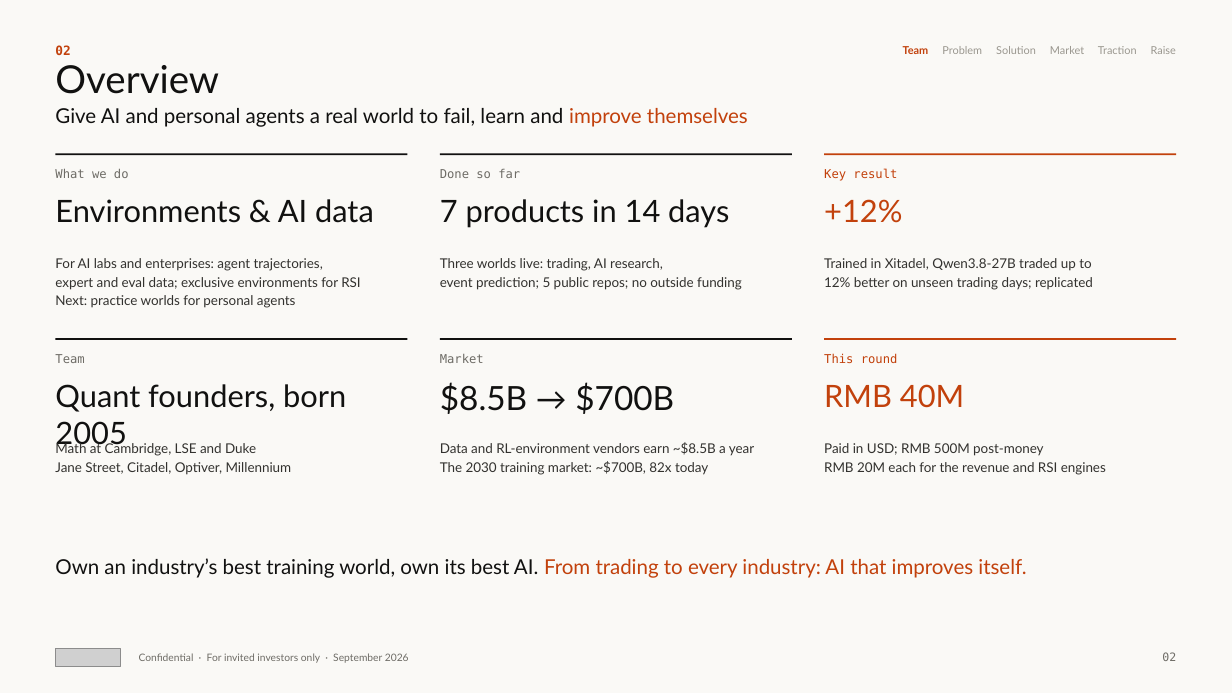
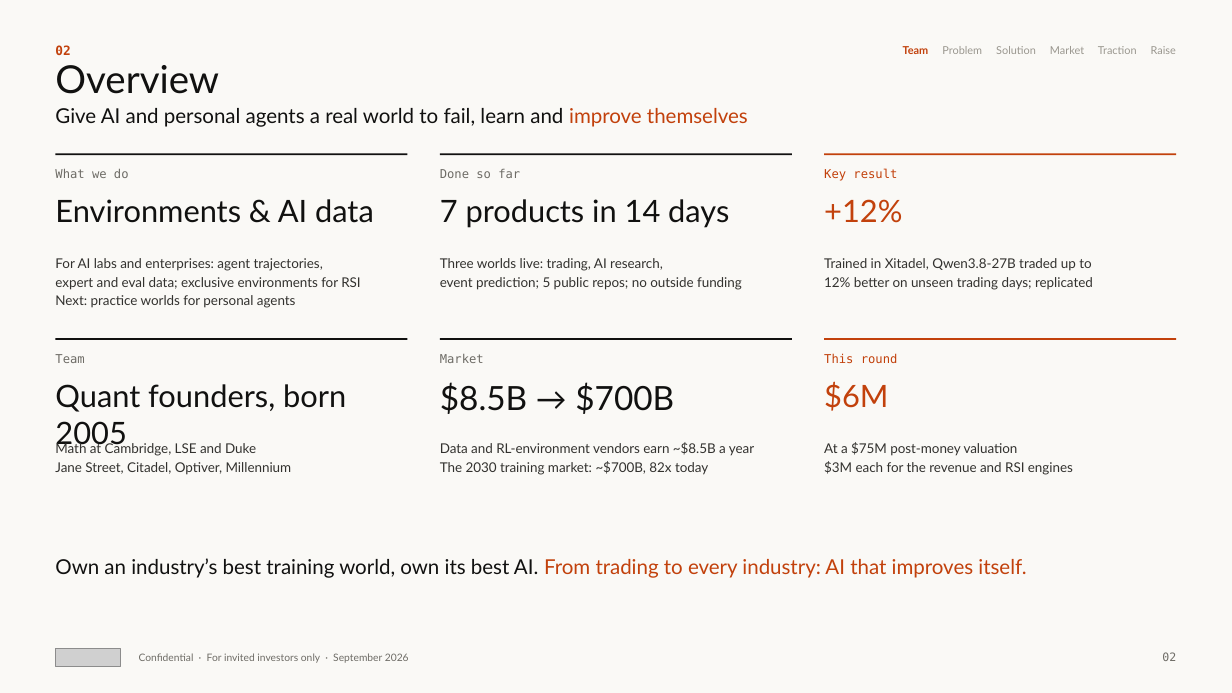
Before and after one commit to wangchen0802/Delta1, a slide deck: slide 2 of SimReal-BP-v29-EN.pptx. Drawn at 1232x693 pixels with LibreOffice and Linux fonts; fonts in the diff are those of the drawing; grey boxes stand for pictures. Boxes give left, top, right and bottom in pixels: in the first picture for what was removed or moved away, otherwise in the second. Text is boxed around its words. In the diff, an @@ line names an element or a change of style, - is before the commit and + after.

```diff
--- a/SimReal-BP-v29-EN.pptx
+++ b/SimReal-BP-v29-EN.pptx
@@ text at (824,381,888,411): text changed @@
-RMB 40M
+$6M
@@ text at (824,442,1073,475): text changed @@
-Paid in USD; RMB 500M post-money
-RMB 20M each for the revenue and RSI engines
+At a $75M post-money valuation
+$3M each for the revenue and RSI engines
```
Also in this commit, not shown: 6 other slides changed, 7 other files.
